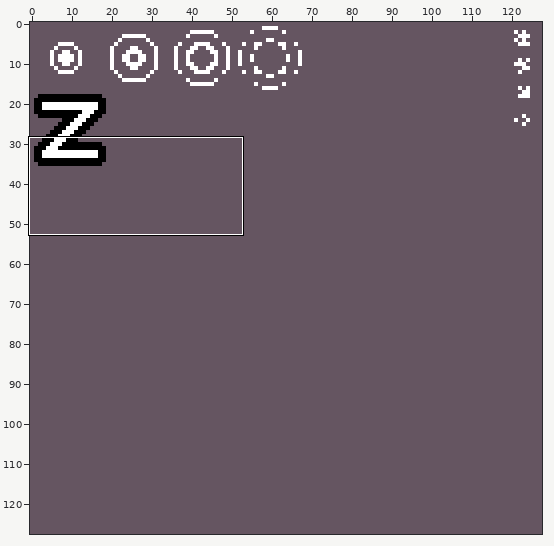
Pixel-art file -- Assets/Yaya/Artwork/Misc/Particle Front.ase. The first picture is a wide view before the edit; the outline marks the close-up.
Close-up. Earlier state:
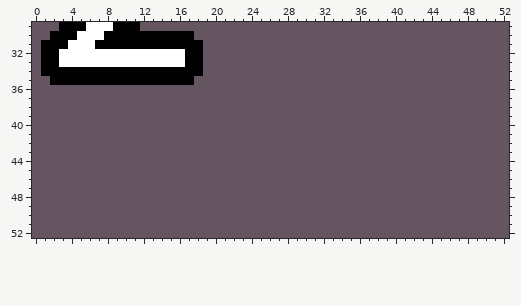
128x128 pixels, 1 frame. Shown: x 0..52, y 29..52.
Now the later version:
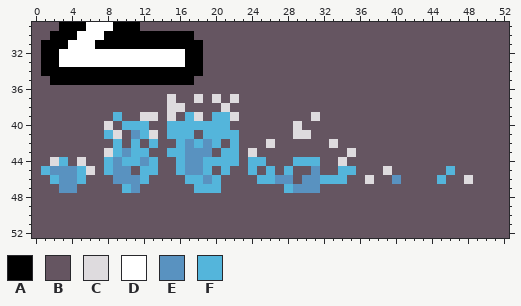
Palette (. is transparent): A #000000  B #655561  C #dedbde  D #ffffff  E #5992c0  F #54b5db
Edits made:
Layer "Layer 0":
y 37: x 15 B -> C; x 18 B -> C; x 20 B -> C; x 22 B -> C
y 38: x 15..16 BB -> CC; x 21 B -> C
y 39: x 9 B -> F; x 12..13 BB -> CC; x 15 B -> C; x 17..18 BB -> FC; x 20..22 BBB -> FFC; x 31 B -> C
y 40: x 8 B -> C; x 10..12 BBB -> FFF; x 15..21 BBBBBBB -> FFFFFFF; x 29 B -> C
y 41: x 8..9 BB -> FC; x 11..13 BBB -> EFC; x 15..17 BBB -> FFF; x 19..22 BBBB -> FFFF; x 29..30 BB -> CC
y 42: x 9 B -> F; x 11 B -> F; x 13 B -> F; x 16..20 BBBBB -> FEFEF; x 22 B -> F; x 26 B -> C; x 33 B -> C
y 43: x 8..12 BBBBB -> CFEFF; x 15..19 BBBBB -> FFEEE; x 21..22 BB -> FF; x 24 B -> C; x 35 B -> C
y 44: x 2..3 BB -> CF; x 5 B -> C; x 8..13 BBBBBB -> FEFFEF; x 16..22 BBBBBBB -> FEEFFFF; x 24..25 BB -> FF; x 29..31 BBB -> FFF; x 34 B -> C
y 45: x 1..6 BBBBBB -> FEEEFC; x 8..10 BBB -> FEE; x 12..13 BB -> FF; x 16..19 BBBB -> FEEF; x 21 B -> F; x 24 B -> F; x 26 B -> F; x 28 B -> F; x 31 B -> E; x 34..35 BB -> FF; x 39 B -> C; x 46 B -> F
y 46: x 2..5 BBBB -> FEEF; x 9..12 BBBB -> EEEF; x 17..20 BBBB -> FFEF; x 25..28 BBBB -> FFEE; x 30..34 BBBBB -> EEFFF; x 37 B -> C; x 40 B -> E; x 45 B -> F; x 48 B -> C
y 47: x 3..4 BB -> EE; x 10..11 BB -> FE; x 18..20 BBB -> FFF; x 28..31 BBBB -> FEEE
Changed places in both close-ups, as pixel boxes (x1, y1, x2, y2):
changed: (41, 94, 401, 193)
changed: (437, 166, 473, 184)
